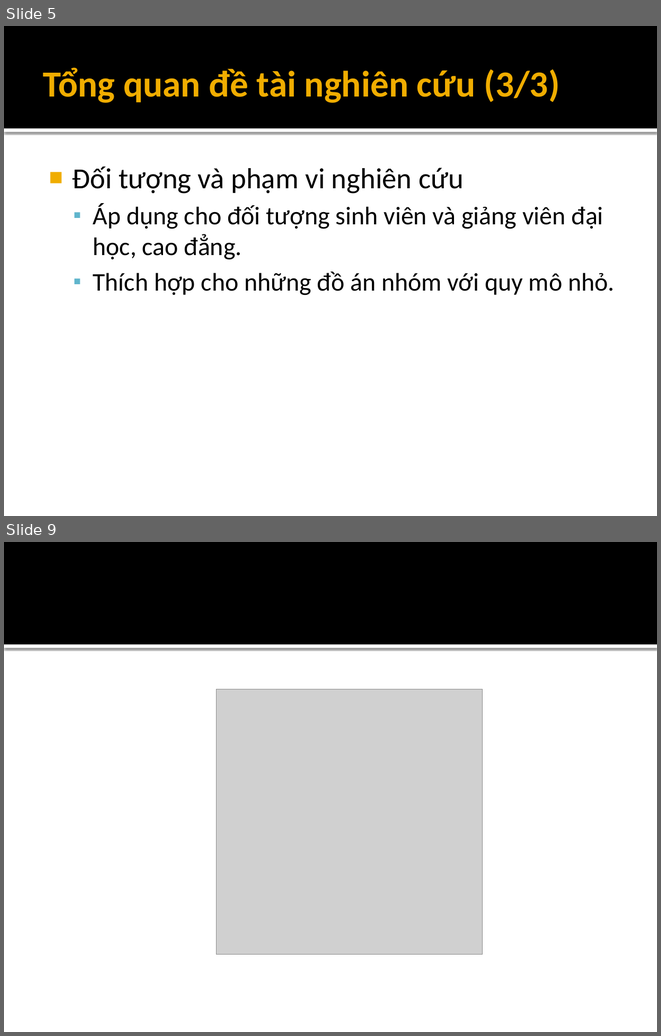
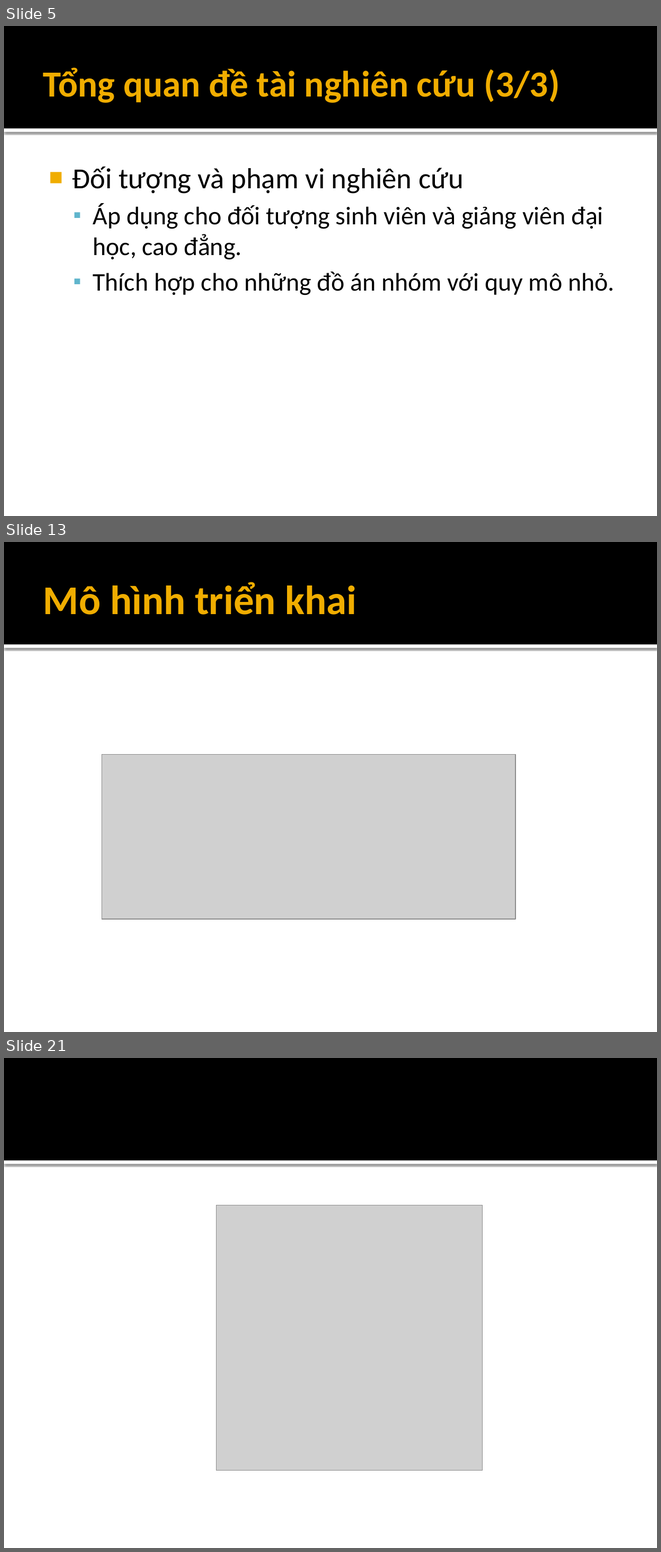
Before and after one commit to andungtra/he-thong-quan-ly-tuong-tac, a slide deck: Report/ppt/Presentation.pptx. Shown one above the other, each under a label of ours: slides 5 and 9 before the commit, slides 5, 13 and 21 after it; the slides between them are not shown. The pictures are 661x1036 and 661x1552 pixels, drawn with LibreOffice and Linux fonts; fonts in the diff are those of the drawing; grey boxes stand for pictures. Boxes give left, top, right and bottom in pixels: in the first picture for what was removed or moved away, otherwise in the second. Text is boxed around its words. In the diff, an @@ line names an element or a change of style, - is before the commit and + after.

```diff
--- a/Report/ppt/Presentation.pptx
+++ b/Report/ppt/Presentation.pptx
@@ slide 13 added at [4, 542, 657, 1032], background #FFFFFF; not listed: 2 template elements that a slide beside it also shows @@
@@ title added at [43, 582, 356, 615], 45 pt, text #F0AD00, bold @@
+Mô hình triển khai
@@ picture added at [102, 754, 515, 919] @@
@@ what was slide 9 is now slide 21 @@
```
Also in this commit, not shown: 3 slides changed, 11 other slides added, 7 other files.
